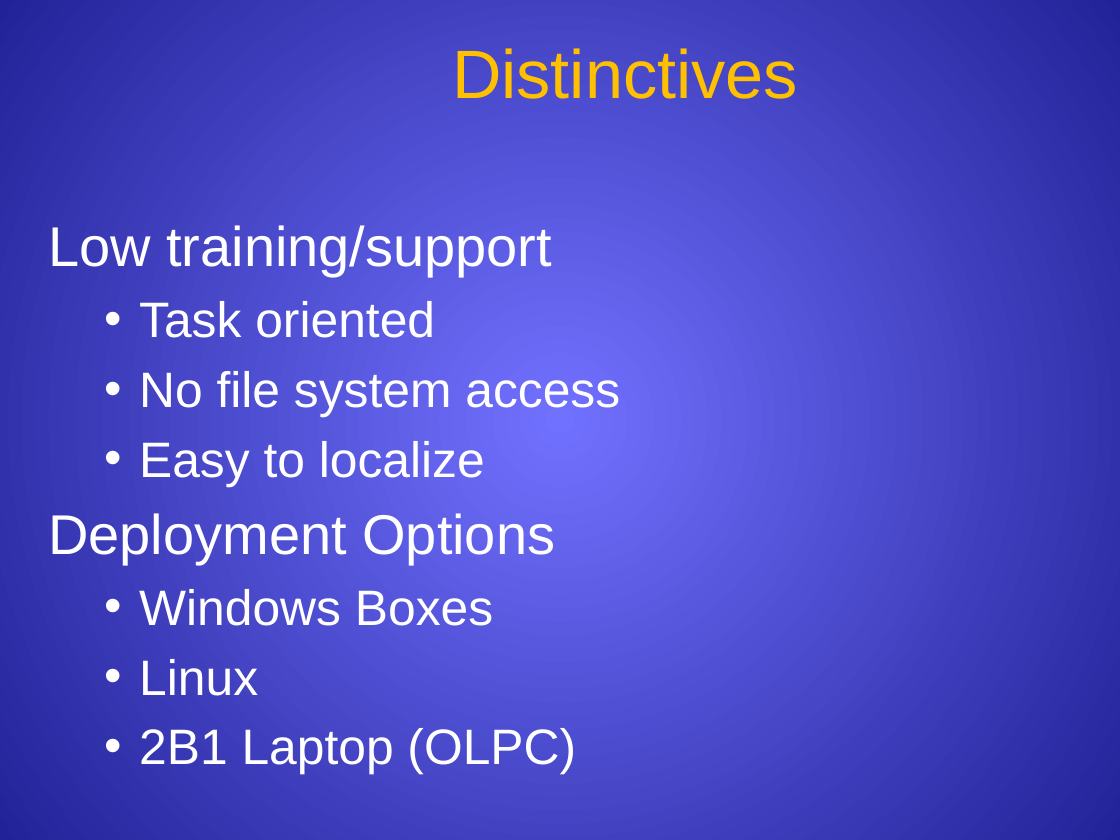
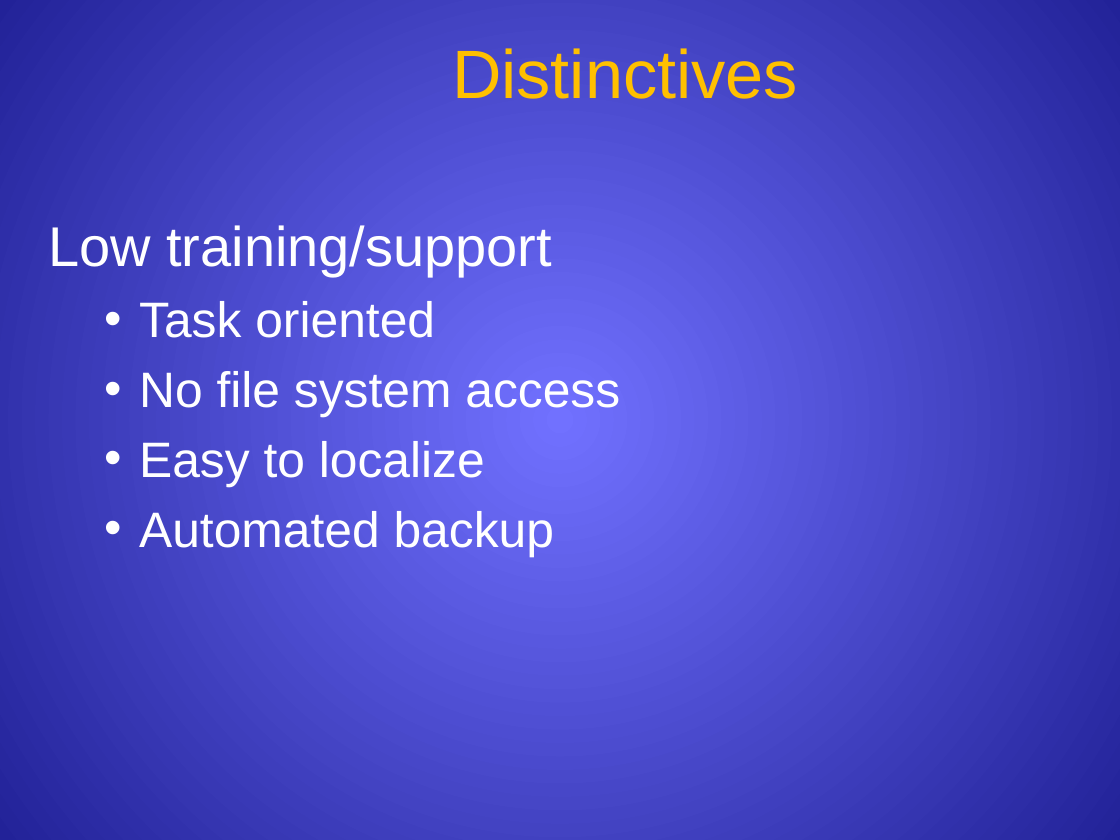
Before and after one commit to sillsdev/wesay, a slide deck: slide 17 of Presentations/CTC2006/V1.pptx (slide 9 before the commit). Drawn at 1120x840 pixels with LibreOffice and Linux fonts; fonts in the diff are those of the drawing; background and template pictures are left out. Boxes give left, top, right and bottom in pixels: in the first picture for what was removed or moved away, otherwise in the second. Text is boxed around its words. In the diff, an @@ line names an element or a change of style, - is before the commit and + after.

```diff
--- a/Presentations/CTC2006/V1.pptx
+++ b/Presentations/CTC2006/V1.pptx
@@ text at <box>139,511,554,557</box>: text changed @@
-Deployment Options
-  • Windows Boxes
-  • Linux
-  • 2B1 Laptop (OLPC)
+  • Automated backup
```
Also in this commit, not shown: 2 other slides changed, 12 slides added, 2 slides removed.
